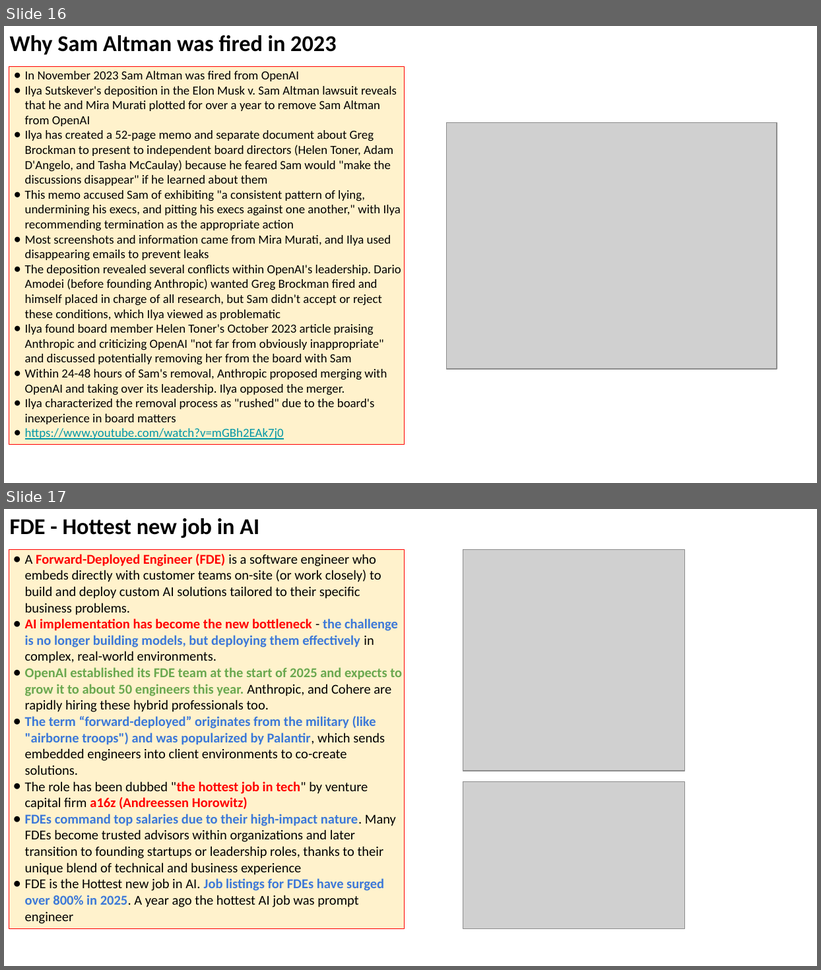
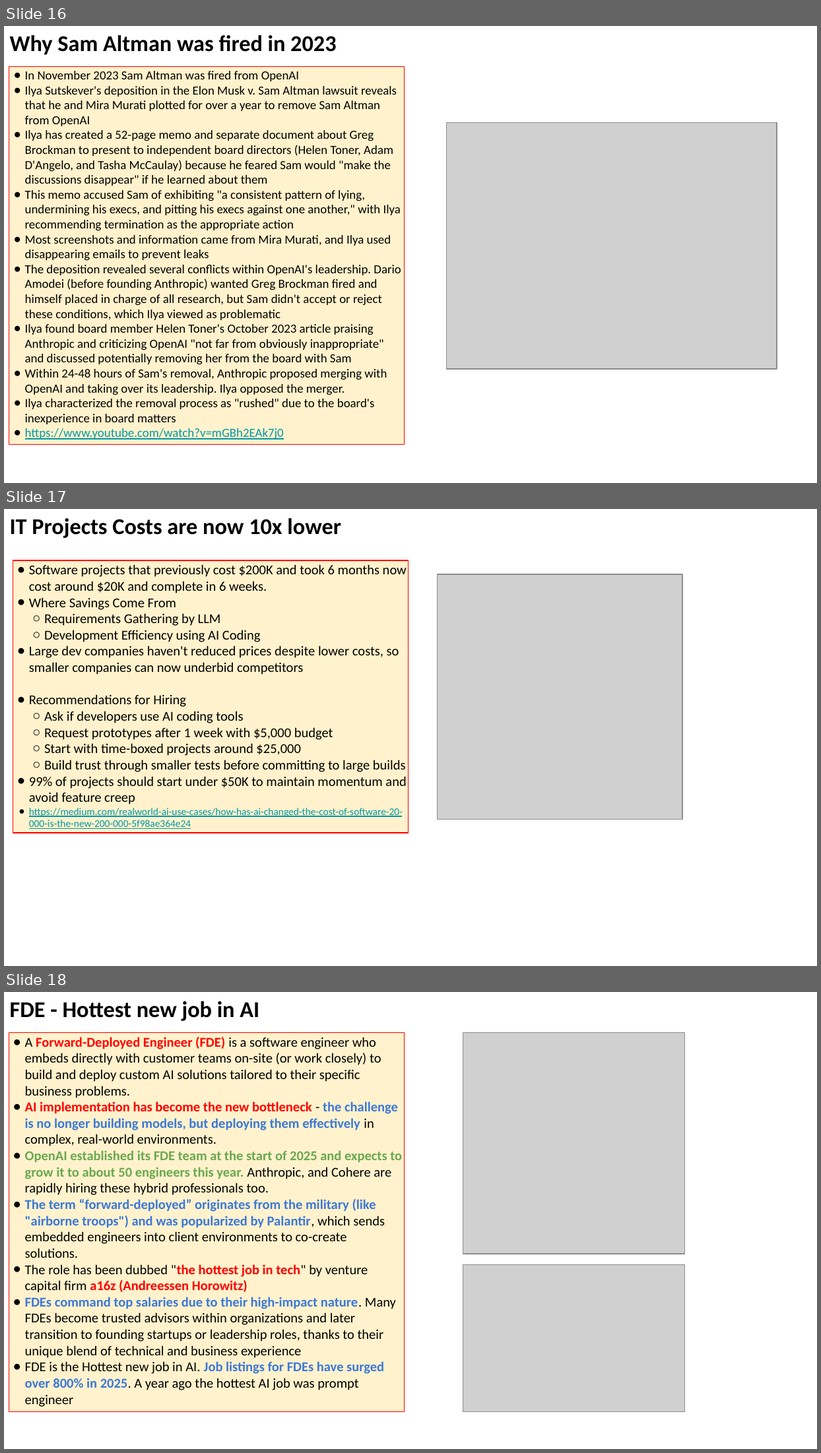
Before and after one commit to lselector/seminar, a slide deck: 2025/2025-11-07-AI-Updates.pptx. Shown one above the other, each under a label of ours: slides 16 and 17 before the commit, slides 16, 17 and 18 after it. The pictures are 821x970 and 821x1453 pixels, drawn with LibreOffice and Linux fonts; fonts in the diff are those of the drawing; grey boxes stand for pictures. Boxes give left, top, right and bottom in pixels: in the first picture for what was removed or moved away, otherwise in the second. Text is boxed around its words. In the diff, an @@ line names an element or a change of style, - is before the commit and + after.

```diff
--- a/2025/2025-11-07-AI-Updates.pptx
+++ b/2025/2025-11-07-AI-Updates.pptx
@@ slide 17 added at [4, 509, 817, 966], background #FFFFFF @@
@@ text added at [10, 518, 341, 538], 20 pt, text #000000, bold @@
+IT Projects Costs are now 10x lower
@@ rectangle added at [13, 560, 408, 832], fill #FFF2CC, outline #FF0000 0.75 pt, 12 pt, text #000000 @@
+● Software projects that previously cost $200K and took 6 months now cost around $20K and complete in 6 weeks.
+● Where Savings Come From
+  ○ Requirements Gathering by LLM
+  ○ Development Efficiency using AI Coding
+● Large dev companies haven't reduced prices despite lower costs, so smaller companies can now underbid competitors
+● Recommendations for Hiring
+  ○ Ask if developers use AI coding tools
+  ○ Request prototypes after 1 week with $5,000 budget
+  ○ Start with time-boxed projects around $25,000
+  ○ Build trust through smaller tests before committing to large builds
+● 99% of projects should start under $50K to maintain momentum and avoid feature creep
+● https://medium.com/realworld-ai-use-cases/how-has-ai-changed-the-cost-of-software-20-000-is-the-new-200-000-5f98ae364e24
@@ picture added at [438, 574, 682, 819] @@
@@ what was slide 17 is now slide 18 @@
```
Also in this commit, not shown: 2 slides changed.
